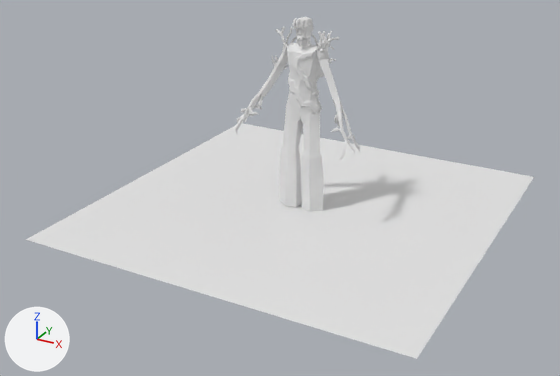
Renders of the Blender file salemstalker/Assets/3D/charatermodel/underbrush.blend from each side of a commit.
The view is the same before and after, from a 50 mm camera at (3.19, -6.25, 3.26) aimed at (-0.06, -0.35, 0.31). Lighting does not change. The marker at lower left points along +X, +Y and +Z.
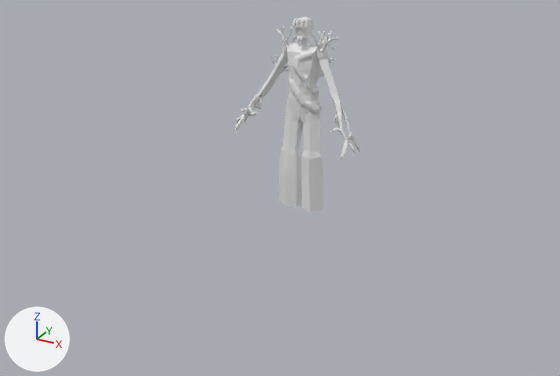
Where the change shows, as pixel boxes (x1, y1, x2, y2) in the pictures (560 x 376 px):
'Plane', hidden: before (26, 123, 534, 359)

Patch to the scene script:
```diff
--- a/salemstalker/Assets/3D/charatermodel/underbrush.blend.py
+++ b/salemstalker/Assets/3D/charatermodel/underbrush.blend.py
@@ ob_plane @@
 ob_plane.scale = (1.86, 1.86, 1.86)
+ob_plane.hide_set(True)
```
